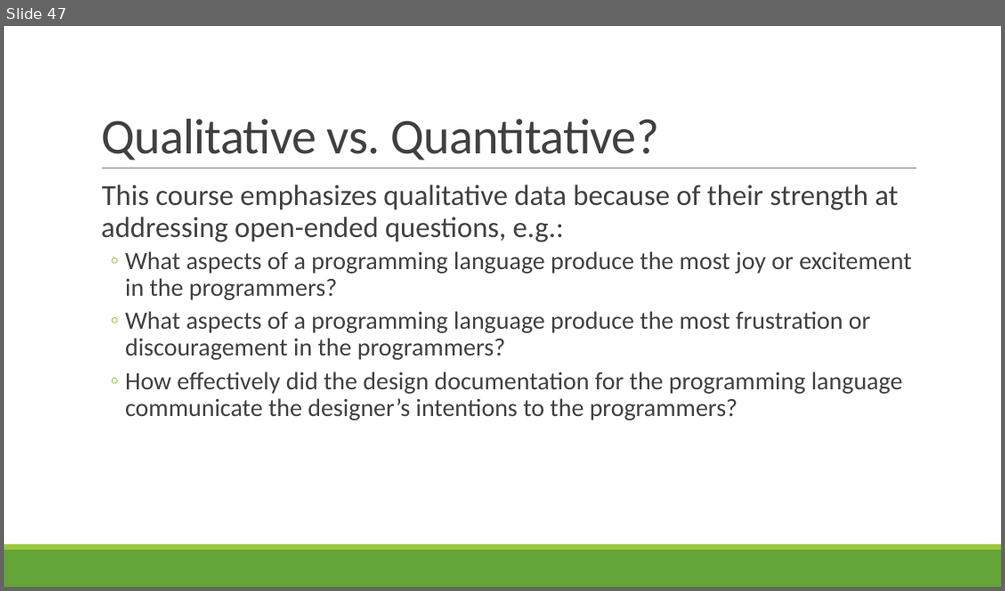
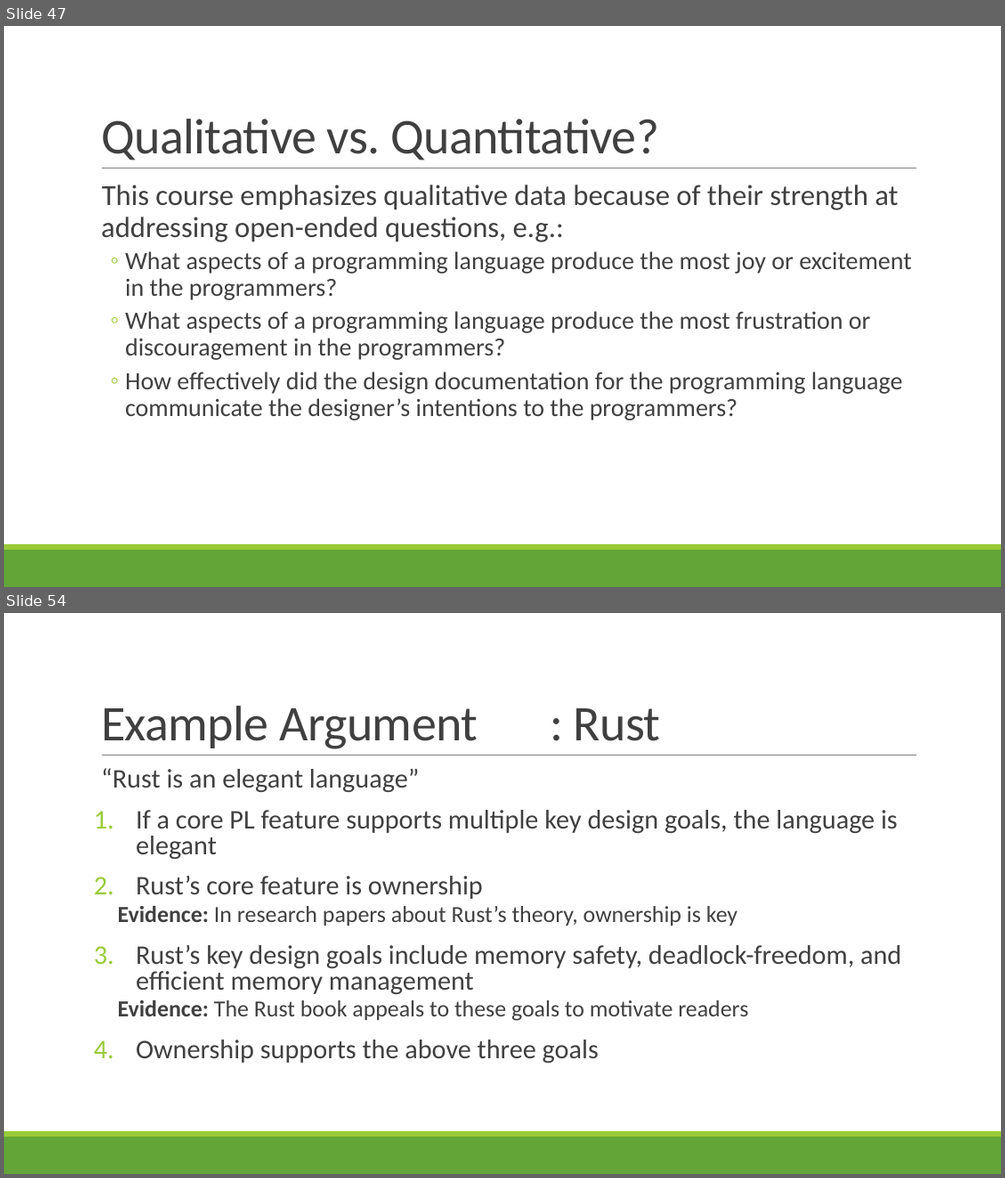
Before and after one commit to rbohrer/pl-course, a slide deck: LectureSlides/08Design1.pptx. Shown one above the other, each under a label of ours: slide 47 before the commit, slides 47 and 54 after it; the slides between them are not shown. The pictures are 1005x591 and 1005x1178 pixels, drawn with LibreOffice and Linux fonts; fonts in the diff are those of the drawing. Boxes give left, top, right and bottom in pixels: in the first picture for what was removed or moved away, otherwise in the second. Text is boxed around its words. In the diff, an @@ line names an element or a change of style, - is before the commit and + after.

```diff
--- a/LectureSlides/08Design1.pptx
+++ b/LectureSlides/08Design1.pptx
@@ slide 54 added at (x1=4, y1=613, x2=1001, y2=1174), background #FFFFFF; not listed: 3 template elements that a slide beside it also shows @@
@@ title added at (x1=101, y1=706, x2=661, y2=749), 48 pt, text #404040 @@
+Example Argument : Rust
@@ text added at (x1=101, y1=768, x2=901, y2=1062), 25.9 pt, text #404040 @@
+  “Rust is an elegant language”
+1. If a core PL feature supports multiple key design goals, the language is elegant
+2. Rust’s core feature is ownership
+  Evidence: In research papers about Rust’s theory, ownership is key
+3. Rust’s key design goals include memory safety, deadlock-freedom, and efficient memory management
+  Evidence: The Rust book appeals to these goals to motivate readers
+4. Ownership supports the above three goals
```
Also in this commit, not shown: 1 slide changed, 8 other slides added, 2 slides removed.
